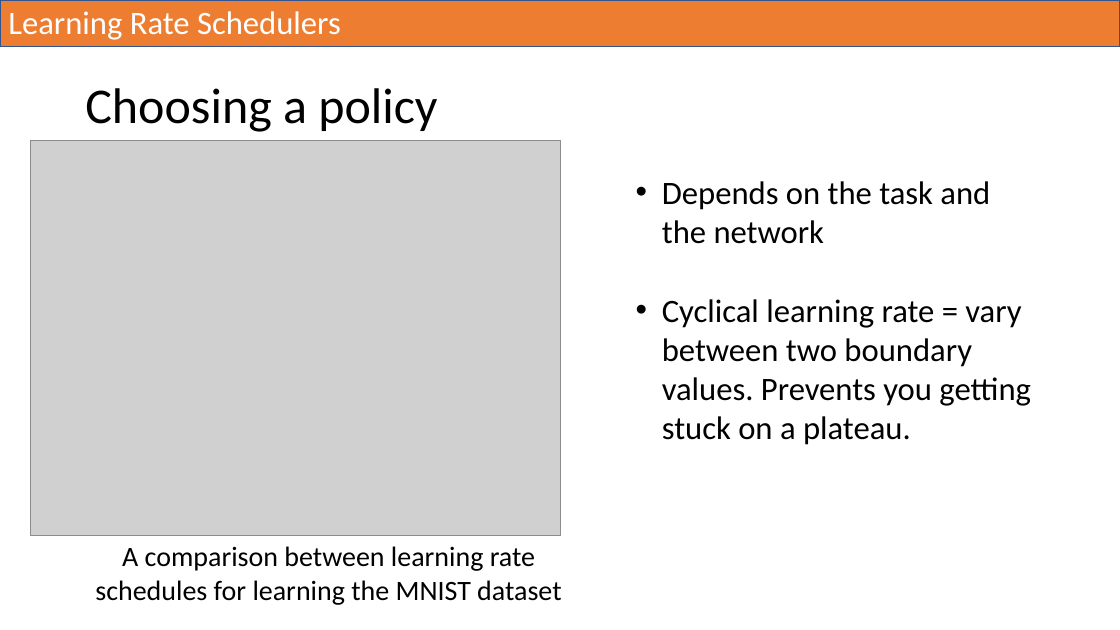
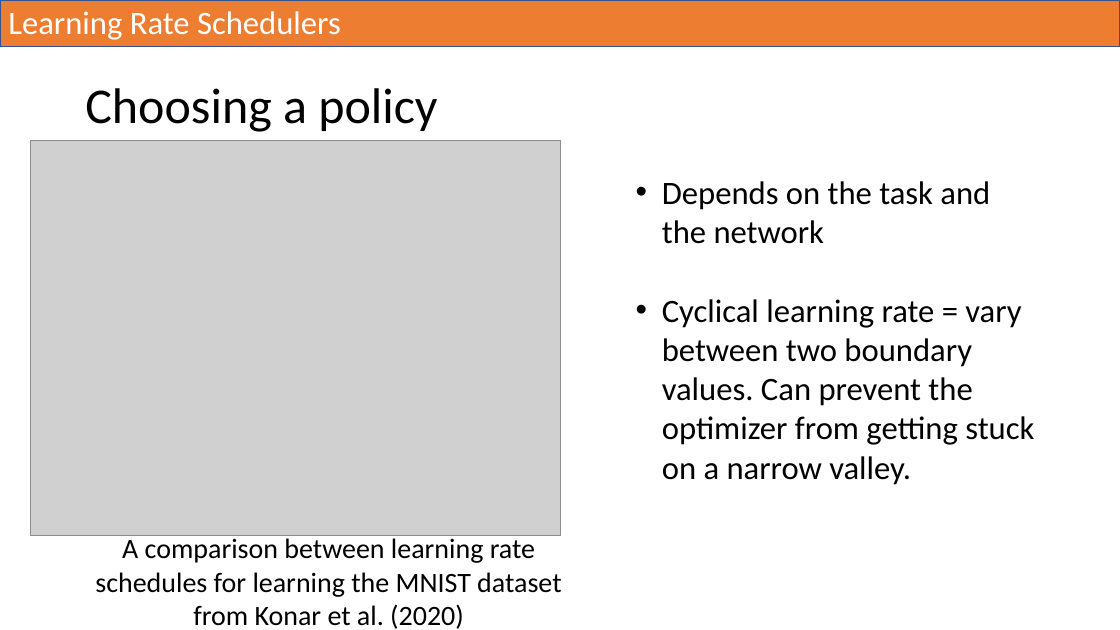
Before and after one commit to UA-ASTR502-2022/astr502, a slide deck: slide 17 of slides/Optimization_7.5_11.11.pptx. Drawn at 1120x630 pixels with LibreOffice and Linux fonts; fonts in the diff are those of the drawing; grey boxes stand for pictures. Boxes give left, top, right and bottom in pixels: in the first picture for what was removed or moved away, otherwise in the second. Text is boxed around its words. In the diff, an @@ line names an element or a change of style, - is before the commit and + after.

Commit message:
Updated slides for 7.5 & 11.11

```diff
--- a/slides/Optimization_7.5_11.11.pptx
+++ b/slides/Optimization_7.5_11.11.pptx
@@ text at bbox=[662, 299, 1034, 485]: text changed @@
-• Cyclical learning rate = vary between two boundary values. Prevents you getting stuck on a plateau.
+• Cyclical learning rate = vary between two boundary values. Can prevent the optimizer from getting stuck on a narrow valley.
@@ text at bbox=[95, 535, 561, 629]: text changed @@
-A comparison between learning rate schedules for learning the MNIST dataset
+A comparison between learning rate schedules for learning the MNIST dataset from Konar et al. (2020)
```
Also in this commit, not shown: 9 other slides changed.
